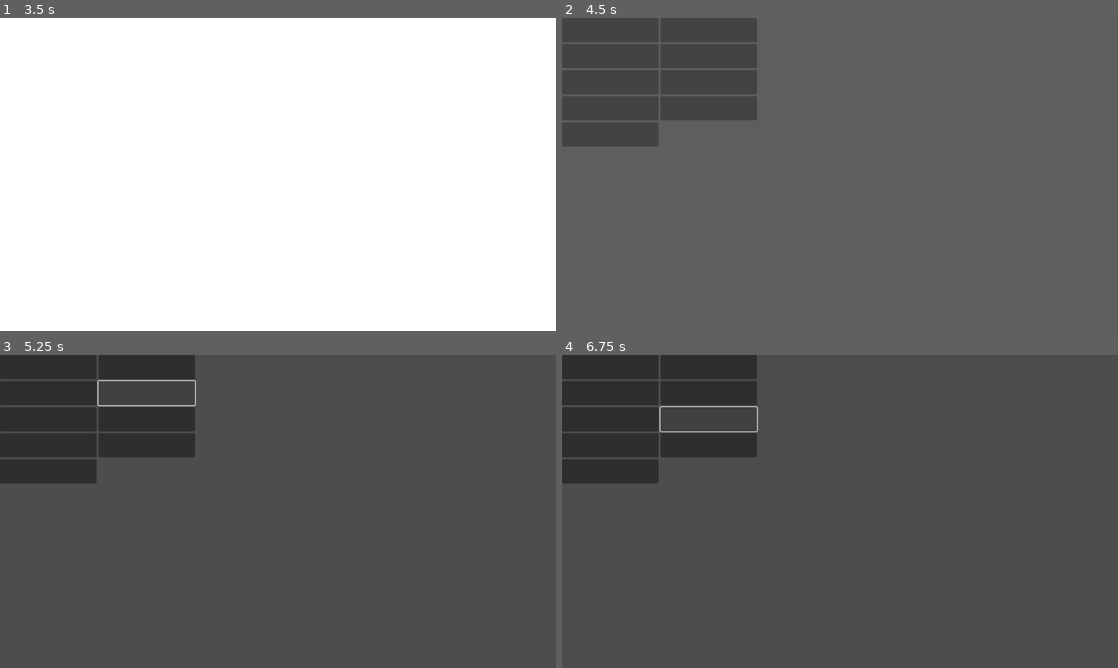
Above: before the commit, frames 1-4 (two rows, left to right).
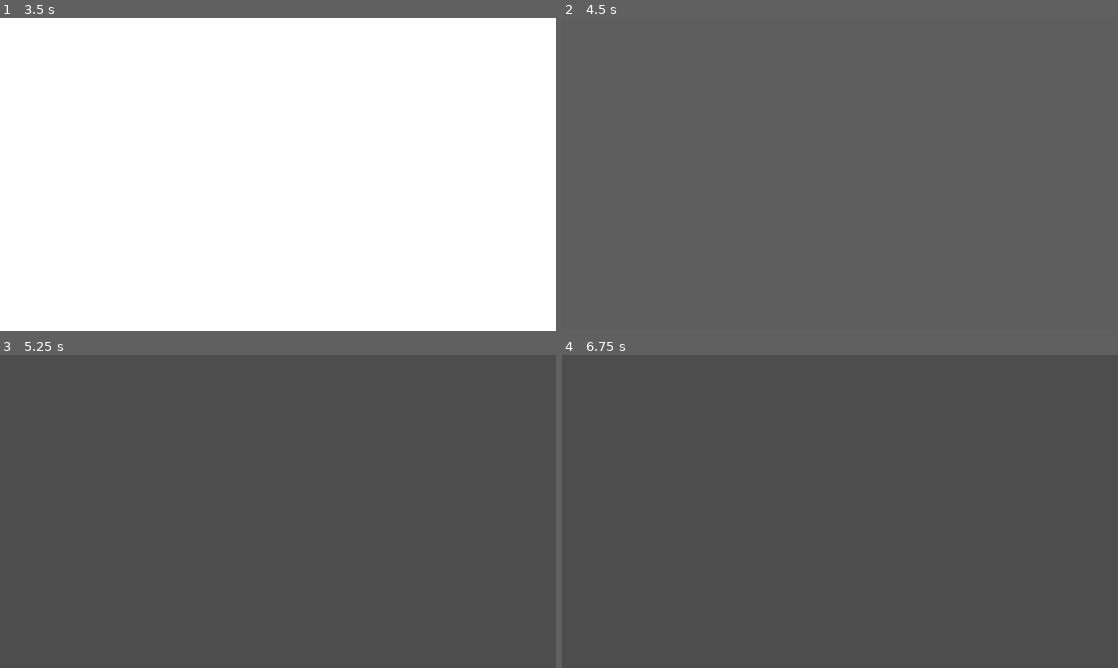
Above: after the commit, the same moments.

Repository: SethBradley/Magic-Girl-Jam
Game: Godot game, scene res://src/screen_start/start_screen.tscn
The game is run twice, just before and just after one commit, with the same random seed, the same clock (stepped at 60 frames per second) and the same inputs.
Inputs (mouse positions are in pixels of both pictures, inside the frame that each line leads up to):
- Up to frame 1 (3.5 s): click "Options" at 0.5 s; tap Enter (dialog_action) at 1.25 s; move the mouse to (400, 158) at 1.27 s; hold Right 1.28-2 s; hold Enter (dialog_action) 1.28-2 s; click (400, 158) at 1.42 s; tap Space (ui_select) at 1.52 s; click (50, 30) at 2.02 s; click (144, 30) at 2.77 s
- Up to frame 2 (4.5 s): click (612, 55) at 3.52 s; drag from (728, 190) to (812, 237) at 4.27 s
- Up to frame 3 (5.25 s): click (144, 392) at 5.02 s
- Up to frame 4 (6.75 s): click (612, 420) at 5.77 s; click (706, 420) at 6.52 s

Frame 1 is identical in both runs. In frame 2, 12% of the frame differs, in the area x 0-35%, y 0-41%; in frame 3, 11%; in frame 4, 11%.

Commit message:
Start game data service

Diff:
--- a/assets/Seth/GameData.json
+++ b/assets/Seth/GameData.json
@@ -1,4 +1,4 @@
 {
-	"WatchedConversations": [1],
+	"WatchedConversations": [0],
 	"FoundClues": []
 }
--- a/project.godot
+++ b/project.godot
@@ -20,6 +20,8 @@
 staticdata="*res://src/scripts/singletons/static-data.gd"
 Settings="*res://src/scripts/Settings.gd"
 SceneService="*res://src/scripts/singletons/SceneService.gd"
+GameDataService="*res://src/scripts/singletons/GameDataService.gd"
+DialogService="*res://src/scripts/singletons/DialogService.gd"
 
 [display]
 
--- a/src/scenes/dialog/dialog_window.gd
+++ b/src/scenes/dialog/dialog_window.gd
@@ -1,3 +1,5 @@
+class_name DialogWindow
+
 extends Control
 signal advance_requested
 @export var text_box : RichTextLabel;
@@ -12,15 +14,6 @@
 
 func _ready():
 	_initialize();
-	play_dialog_at_id(1);
-	#test();
-
-
-func test():
-	var loader = ResourceLoader.load_threaded_request("res://src/scenes/loading_screen/loading_screen.tscn"); # returns an error such as OK or ERR_BUSY. Doesnt return the resource
-	if (!ResourceLoader.exists("res://src/scenes/loading_screen/loading_screen.tscn") or loader == null):
-		print(loader)
-	print(loader)
 
 func _initialize():
 	next_indicator.visible = false;
@@ -39,7 +32,7 @@
 
 
 func play_dialog_at_id(targetID: int):
-	dialogEntries = staticdata.get_dialog_entries_at_conv_id(targetID);
+	dialogEntries = DialogService.get_dialog_entries_at_conv_id(targetID);
 	for entry in dialogEntries:
 		_set_indicator(false);
 		await stream_text_to_textbox(entry.text);
--- /dev/null
+++ b/src/scenes/dialog_stage/dialog_stage.gd
@@ -0,0 +1,9 @@
+extends Control
+
+
+func _ready():
+	if !GameDataService.has_seen_intro():
+		var dialog_window: DialogWindow = DialogService.get_loaded_dialog_window();
+		get_tree().current_scene.add_child(dialog_window);
+		dialog_window.play_dialog_at_id(1);
+		# await dialog_window.complete
--- a/src/scenes/dialog_stage/dialog_stage.tscn
+++ b/src/scenes/dialog_stage/dialog_stage.tscn
@@ -1,9 +1,12 @@
-[gd_scene format=3 uid="uid://bmrg6binodjtq"]
+[gd_scene load_steps=2 format=3 uid="uid://bmrg6binodjtq"]
 
-[node name="Control" type="Control"]
+[ext_resource type="Script" uid="uid://bqsqscuiu18xd" path="res://src/scenes/dialog_stage/dialog_stage.gd" id="1_fq20h"]
+
+[node name="dialog_stage" type="Control"]
 layout_mode = 3
 anchors_preset = 15
 anchor_right = 1.0
 anchor_bottom = 1.0
 grow_horizontal = 2
 grow_vertical = 2
+script = ExtResource("1_fq20h")
--- a/src/scenes/hub/hub.gd
+++ b/src/scenes/hub/hub.gd
@@ -3,8 +3,8 @@
 
 func _ready():
 	await SceneService.loading_screen.game_ready;
-#	if !GameData.Has_Seen_Intro:
-#		print("Play Intro Dialog")
+
+
 #	else
 #		print("Load the gameworld") # make separate methods. check for new data too somhow
 
--- a/src/screen_start/start_screen.gd
+++ b/src/screen_start/start_screen.gd
@@ -1,7 +1,7 @@
 extends Control
 
 func _on_start_pressed():
-	SceneService.load_new_scene("res://src/scenes/hub/hub.tscn", "fade_to_white",2)
+	SceneService.load_new_scene("res://src/scenes/dialog_stage/dialog_stage.tscn", "fade_to_white",2)
 	pass # Replace with function body.
 
 
--- a/src/scripts/singletons/DialogService.gd
+++ b/src/scripts/singletons/DialogService.gd
@@ -7,6 +7,9 @@
 func _ready():
 	dialogData = staticdata.load_json_file(dialogData_file_path);
 
+func get_loaded_dialog_window():
+	var dialogSceneNode = SceneService.get_loaded_scene("res://src/scenes/dialog/dialog_window.tscn")
+	return dialogSceneNode;
 
 func get_conversation_at_ID(target_id: int):
 	for conversation in dialogData["Conversations"]:
--- a/src/scripts/singletons/GameDataService.gd
+++ b/src/scripts/singletons/GameDataService.gd
@@ -9,6 +9,10 @@
 
 func get_watched_conversations():
 	var watched_conversations: Array;
-	for conversationId in gameData["watchedConversations"]:
+	for conversationId in gameData["WatchedConversations"]:
 		watched_conversations.append(conversationId);
 	print(watched_conversations);
+
+
+func has_seen_intro() -> bool:
+	return 1.0 in gameData["WatchedConversations"];
--- a/src/scripts/singletons/SceneService.gd
+++ b/src/scripts/singletons/SceneService.gd
@@ -22,6 +22,15 @@
 	get_tree().root.add_child(loading_screen)
 	loading_screen.start_transition(transition_type);
 	_load_content(path);
+
+func get_loaded_scene(path: String):
+	var scene_resource: PackedScene = load(path);
+	if (scene_resource) == null:
+		push_error("SceneService: load_additive_scene failed at path: " + path);
+		return null;
+
+	var instance: Node = scene_resource.instantiate();
+	return instance;
 
 
 func _load_content(path:String):
Not shown, added: src/scenes/dialog_stage/dialog_stage.gd.uid
